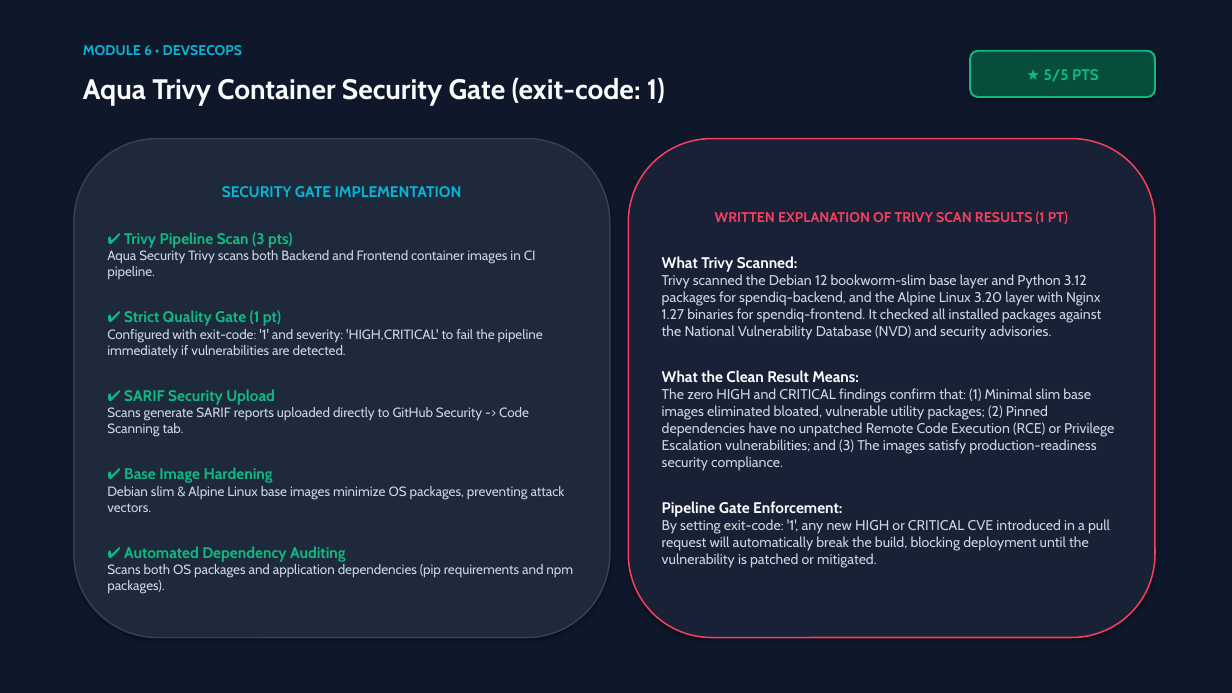
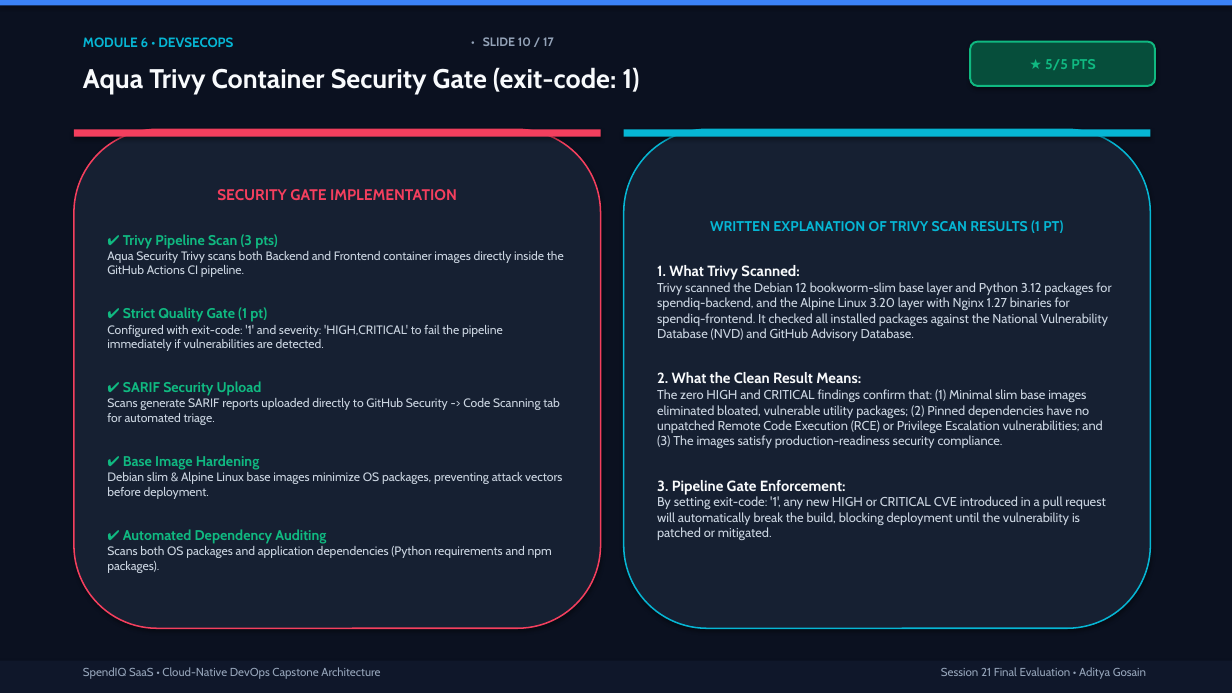
Before and after one commit to Posiedon207/SpendIQ, a slide deck: slide 10 of demo/SpendIQ_Capstone_Presentation.pptx (slide 8 before the commit). Drawn at 1232x693 pixels with LibreOffice and Linux fonts; fonts in the diff are those of the drawing. Boxes give left, top, right and bottom in pixels: in the first picture for what was removed or moved away, otherwise in the second. Text is boxed around its words. In the diff, an @@ line names an element or a change of style, - is before the commit and + after.

Commit message:
feat(presentation): upgrade to 17-slide master capstone deck and add SRE troubleshooting runbooks

```diff
--- a/demo/SpendIQ_Capstone_Presentation.pptx
+++ b/demo/SpendIQ_Capstone_Presentation.pptx
@@ rectangle at (0, 0, 1232, 693): fill #0F172A to #0B1120 @@
@@ rectangle added at (0, 0, 1232, 6), fill #3B82F6 @@
@@ text "Aqua Trivy Container Security Gate ...": place and size @@
-text "Aqua Trivy Container Security Gate ..." at (83, 78, 665, 105)
+text "Aqua Trivy Container Security Gate ..." at (83, 67, 639, 95)
@@ text "Aqua Trivy Container Security Gate ..." at (83, 67, 639, 95): size 22 to 21 pt @@
@@ text "MODULE 6 • DEVSECOPS": place and size @@
-text "MODULE 6 • DEVSECOPS" at (83, 45, 243, 55)
+text "MODULE 6 • DEVSECOPS" at (83, 37, 233, 47)
@@ text "MODULE 6 • DEVSECOPS" at (83, 37, 233, 47): size 11 to 10.5 pt @@
@@ text added at (483, 37, 554, 46), 9.5 pt, text #94A3B8, bold @@
+• SLIDE 10 / 17
@@ rounded rectangle "★ 5/5 PTS": place and size @@
-rounded rectangle "★ 5/5 PTS" at (970, 51, 1155, 97)
+rounded rectangle "★ 5/5 PTS" at (970, 42, 1155, 86)
@@ rounded rectangle "★ 5/5 PTS" at (970, 42, 1155, 86): size 12 to 11 pt @@
@@ rounded rectangle "SECURITY GATE IMPLEMENTATION": place and size @@
-rounded rectangle "SECURITY GATE IMPLEMENTATION" at (74, 139, 610, 638)
+rounded rectangle "SECURITY GATE IMPLEMENTATION" at (74, 129, 601, 628)
@@ rounded rectangle "SECURITY GATE IMPLEMENTATION" at (74, 129, 601, 628): fill #1E293B to #162032; outline #334155 1.2 pt to #F43F5E 1.2 pt @@
@@ rectangle added at (74, 129, 601, 137), fill #F43F5E @@
@@ rounded rectangle "WRITTEN EXPLANATION OF TRIVY SCAN ...": place and size @@
-rounded rectangle "WRITTEN EXPLANATION OF TRIVY SCAN ..." at (628, 139, 1155, 638)
+rounded rectangle "WRITTEN EXPLANATION OF TRIVY SCAN ..." at (624, 129, 1151, 628)
@@ rounded rectangle "WRITTEN EXPLANATION OF TRIVY SCAN ..." at (624, 129, 1151, 628): fill #182135 to #162032; outline #F43F5E 1.2 pt to #06B6D4 1.2 pt @@
@@ rectangle added at (624, 129, 1151, 137), fill #06B6D4 @@
@@ text in rounded rectangle at (107, 189, 503, 544): text colour #06B6D4 to #F43F5E in "SECURITY GATE IMPLEMENTATION"; size 12 to 11 pt in "✔ Trivy Pipeline Scan (3 pts)", "✔ Strict Quality Gate (1 pt)", "✔ SARIF Security Upload", "✔ Base Image Hardening" and 1 more places; size 10.5 to 9.5 pt in "Configured with exit-code: '1' and severity: 'HIGH,CRITICAL' ..." @@
@@ text in rounded rectangle at (657, 220, 1105, 540): text colour #F43F5E to #06B6D4 in "WRITTEN EXPLANATION OF TRIVY SCAN RESULTS (1 ..."; size 11 to 10 pt in "The zero HIGH and CRITICAL findings confirm ...", "By setting exit-code: '1', any new HIGH ..." @@
@@ text in rounded rectangle at (107, 251, 564, 277): text changed; size 10.5 to 9.5 pt @@
-Aqua Security Trivy scans both Backend and Frontend container images in CI pipeline.
+Aqua Security Trivy scans both Backend and Frontend container images directly inside the GitHub Actions CI pipeline.
@@ text in rounded rectangle at (657, 265, 1111, 383): text changed; size 11 to 10 pt @@
-What Trivy Scanned:
-Trivy scanned the Debian 12 bookworm-slim base layer and Python 3.12 packages for spendiq-backend, and the Alpine Linux 3.20 layer with Nginx 1.27 binaries for spendiq-frontend. It checked all installed packages against the National Vulnerability Database (NVD) and security advisories.
-What the Clean Result Means:
+1. What Trivy Scanned:
+Trivy scanned the Debian 12 bookworm-slim base layer and Python 3.12 packages for spendiq-backend, and the Alpine Linux 3.20 layer with Nginx 1.27 binaries for spendiq-frontend. It checked all installed packages against the National Vulnerability Database (NVD) and GitHub Advisory Database.
+2. What the Clean Result Means:
@@ text in rounded rectangle at (107, 398, 560, 425): text changed; size 10.5 to 9.5 pt @@
-Scans generate SARIF reports uploaded directly to GitHub Security -> Code Scanning tab.
+Scans generate SARIF reports uploaded directly to GitHub Security -> Code Scanning tab for automated triage.
@@ text in rounded rectangle at (107, 472, 562, 499): text changed; size 10.5 to 9.5 pt @@
-Debian slim & Alpine Linux base images minimize OS packages, preventing attack vectors.
+Debian slim & Alpine Linux base images minimize OS packages, preventing attack vectors before deployment.
@@ text in rounded rectangle at (657, 480, 846, 495): text changed; size 12 to 11.5 pt @@
-Pipeline Gate Enforcement:
+3. Pipeline Gate Enforcement:
@@ text in rounded rectangle at (107, 546, 552, 573): text changed; size 10.5 to 9.5 pt @@
-Scans both OS packages and application dependencies (pip requirements and npm packages).
+Scans both OS packages and application dependencies (Python requirements and npm packages).
@@ rectangle added at (0, 661, 1232, 693), fill #0F172A @@
@@ text added at (83, 667, 380, 679), 9 pt, text #94A3B8 @@
+SpendIQ SaaS • Cloud-Native DevOps Capstone Architecture
@@ text added at (941, 667, 1146, 679), 9 pt, text #94A3B8 @@
+Session 21 Final Evaluation • Aditya Gosain
```
Also in this commit, not shown: 10 other slides changed, 6 slides added, 3 slides removed, 4 other files.
